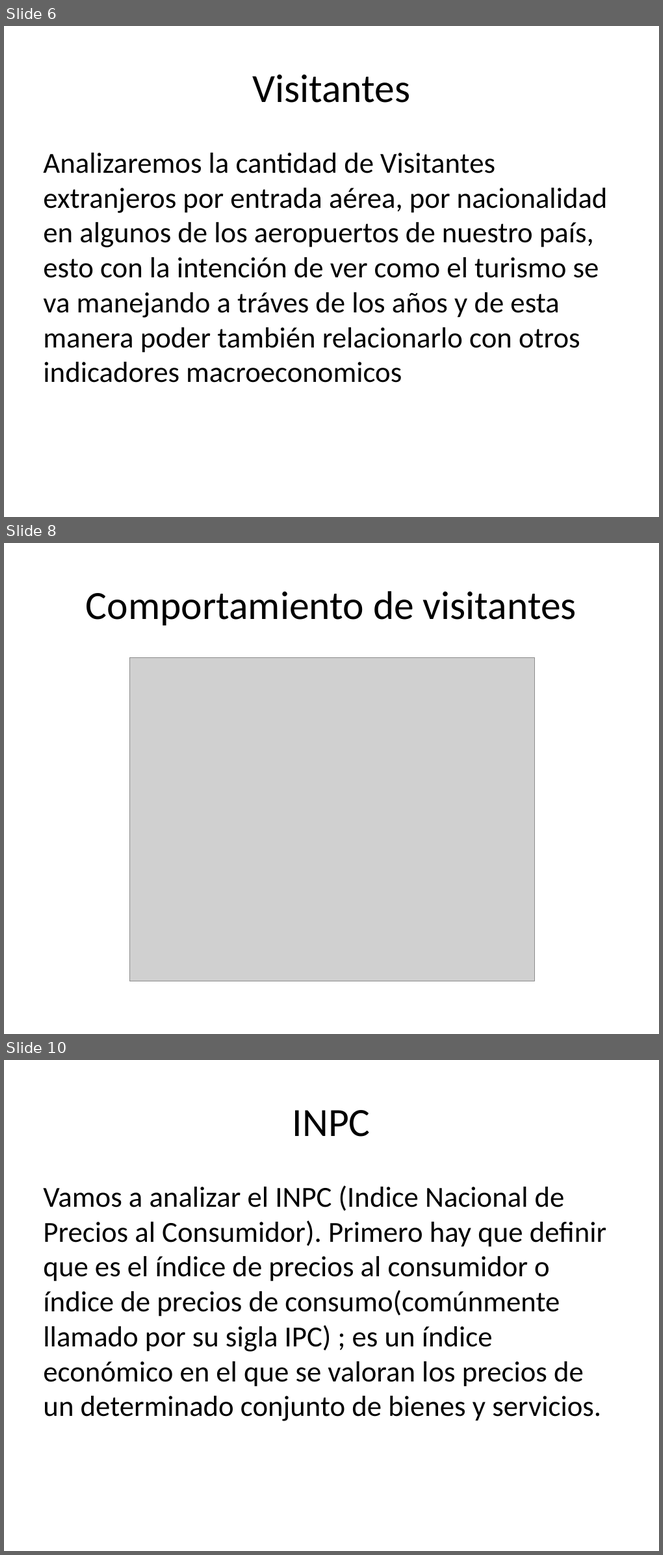
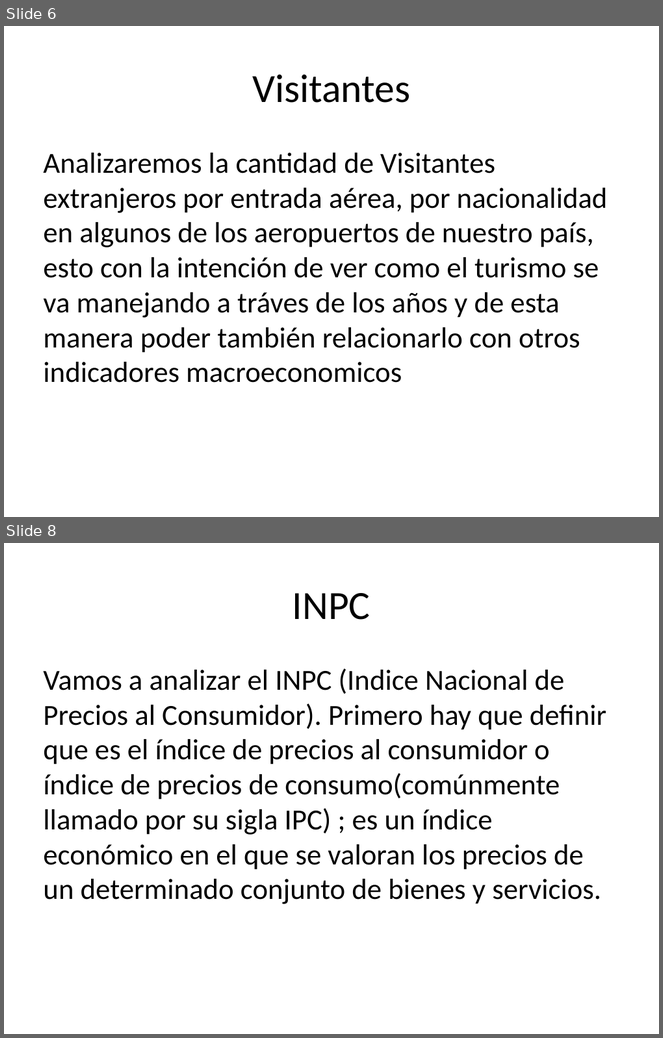
Before and after one commit to ITESO-PAP4J09-Ciencia-de-datos/COVID19, a slide deck: INDICADORES_MACROECONOMICOS/José/Presentación.pptx. Shown one above the other, each under a label of ours: slides 6, 8 and 10 before the commit, slides 6 and 8 after it; the slides between them are not shown. The pictures are 663x1555 and 663x1038 pixels, drawn with LibreOffice and Linux fonts; fonts in the diff are those of the drawing; grey boxes stand for pictures. Boxes give left, top, right and bottom in pixels: in the first picture for what was removed or moved away, otherwise in the second. Text is boxed around its words. In the diff, an @@ line names an element or a change of style, - is before the commit and + after.

```diff
--- a/INDICADORES_MACROECONOMICOS/José/Presentación.pptx
+++ b/INDICADORES_MACROECONOMICOS/José/Presentación.pptx
@@ slide 8 removed at box(4, 543, 659, 1034), background #FFFFFF @@
@@ title removed at box(86, 591, 577, 626) @@
-Comportamiento de visitantes
@@ picture removed at box(130, 657, 534, 981) @@
@@ what was slide 10 is now slide 8 @@
```
Also in this commit, not shown: 1 slide changed, 1 slide added, 2 other slides removed, 8 other files.
